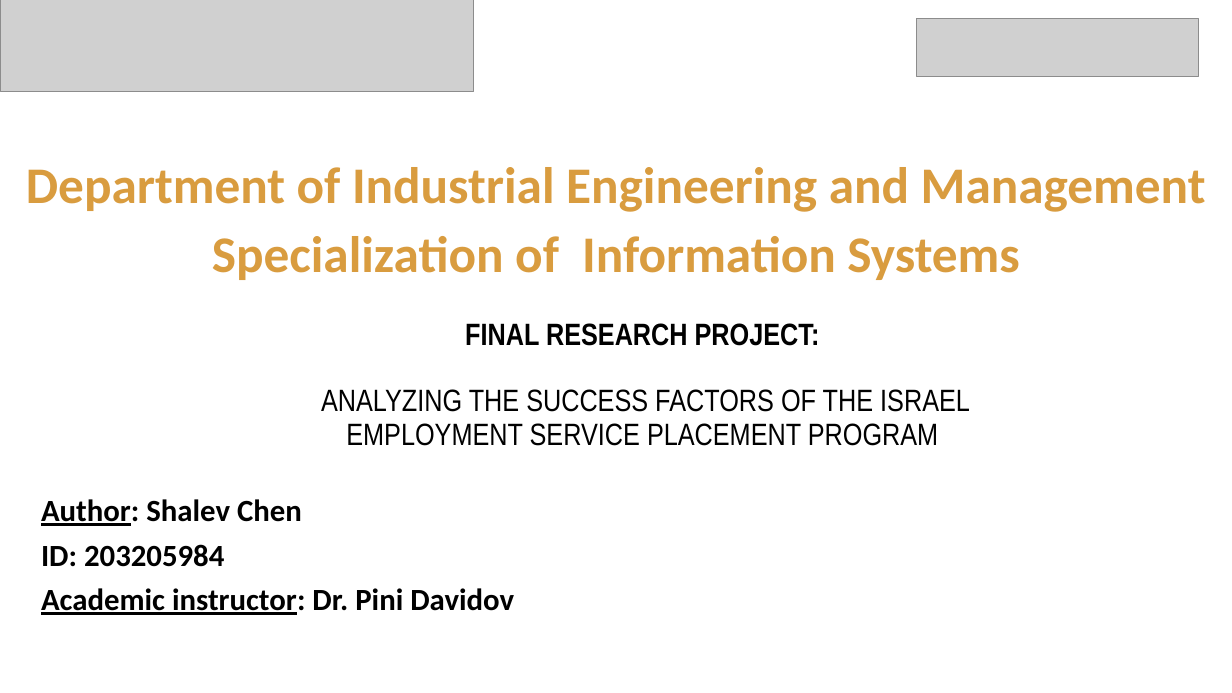
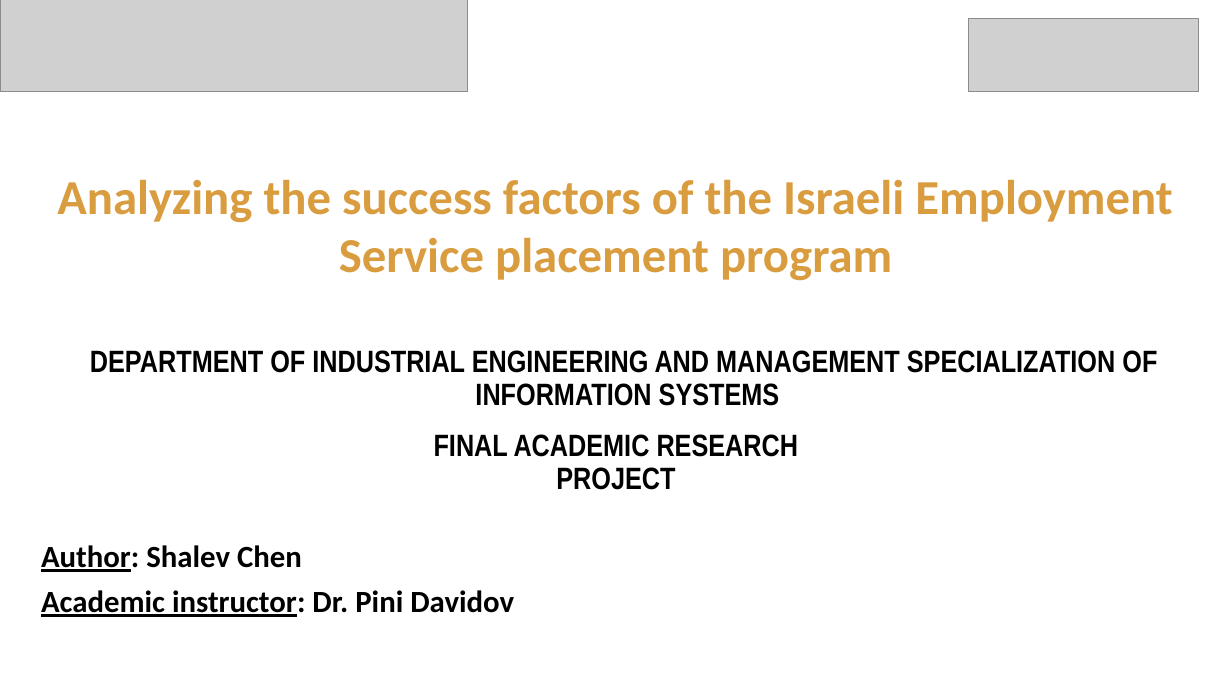
Before and after one commit to chen890/Final-Research-Project---IES, a slide deck: slide 1 of English Final Project.pptx. Drawn at 1232x693 pixels with LibreOffice and Linux fonts; fonts in the diff are those of the drawing; grey boxes stand for pictures; background and template pictures are left out. Boxes give left, top, right and bottom in pixels: in the first picture for what was removed or moved away, otherwise in the second. Text is boxed around its words. In the diff, an @@ line names an element or a change of style, - is before the commit and + after.

```diff
--- a/English Final Project.pptx
+++ b/English Final Project.pptx
@@ picture: place and size @@
-picture at box(0, 0, 474, 91)
+picture at box(0, 0, 468, 91)
@@ picture: place and size @@
-picture at box(917, 18, 1199, 76)
+picture at box(969, 18, 1199, 91)
@@ text at box(57, 179, 1172, 281): text changed; size 40 to 38 pt @@
-Department of Industrial Engineering and Management
-Specialization of Information Systems
+Analyzing the success factors of the Israeli Employment Service placement program
@@ title at box(90, 350, 1157, 406): text changed; bold on @@
-FINAL RESEARCH PROJECT:
-ANALYZING THE SUCCESS FACTORS OF THE ISRAEL EMPLOYMENT SERVICE PLACEMENT PROGRAM
+DEPARTMENT OF INDUSTRIAL ENGINEERING AND MANAGEMENT SPECIALIZATION OF INFORMATION SYSTEMS
@@ text added at box(434, 434, 799, 490), 24 pt, text #000000, bold @@
+FINAL ACADEMIC RESEARCH PROJECT
@@ text "Author: Shalev Chen": place and size @@
-text "Author: Shalev Chen" at box(41, 499, 514, 615)
+text "Author: Shalev Chen" at box(41, 545, 514, 617)
@@ text at box(41, 544, 224, 567): paragraph removed @@
-ID: 203205984
```
Also in this commit, not shown: 31 other slides changed, 1 slide added, 2 slides removed, 1 other file.
